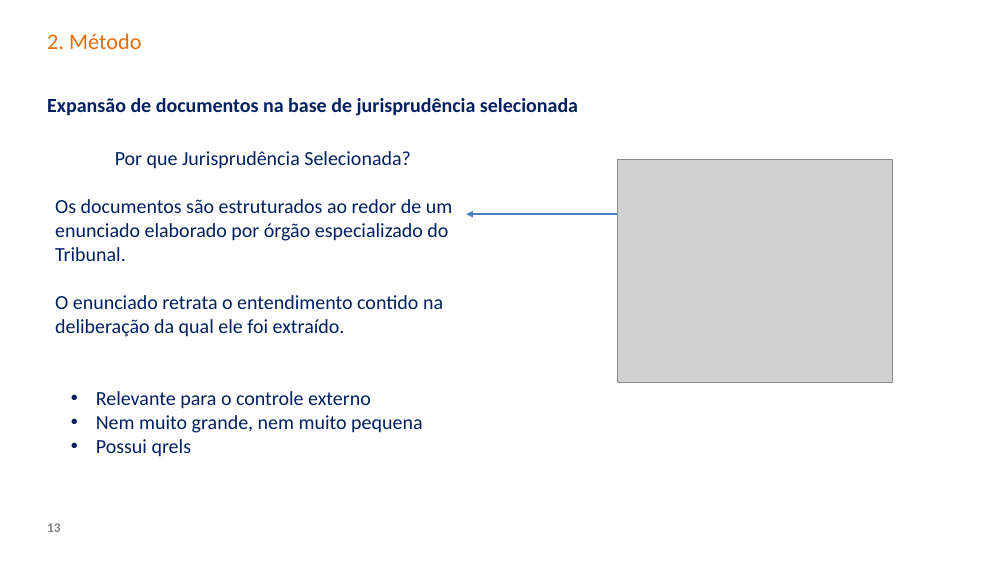
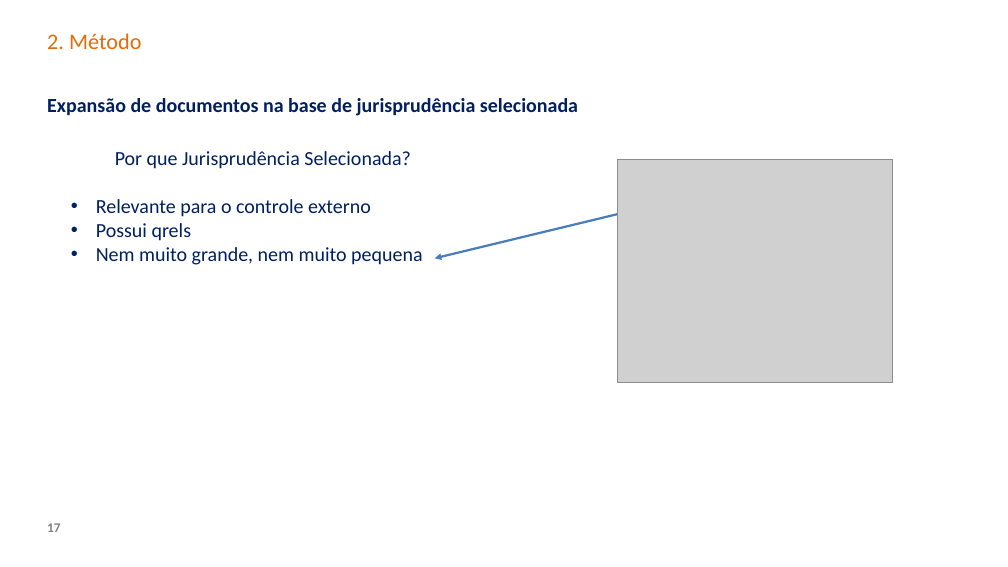
Before and after one commit to carisio/juris_tcu_expansao_doc, a slide deck: slide 17 of projeto_final/Apresentação.pptx (slide 13 before the commit). Drawn at 1008x567 pixels with LibreOffice and Linux fonts; fonts in the diff are those of the drawing; grey boxes stand for pictures; background and template pictures are left out. Boxes give left, top, right and bottom in pixels: in the first picture for what was removed or moved away, otherwise in the second. Text is boxed around its words. In the diff, an @@ line names an element or a change of style, - is before the commit and + after.

```diff
--- a/projeto_final/Apresentação.pptx
+++ b/projeto_final/Apresentação.pptx
@@ text at (x1=55, y1=199, x2=452, y2=337): paragraphs removed @@
-Os documentos são estruturados ao redor de um enunciado elaborado por órgão especializado do Tribunal.
-O enunciado retrata o entendimento contido na deliberação da qual ele foi extraído.
@@ text at (x1=96, y1=223, x2=192, y2=241): paragraph added @@
+  • Possui qrels
@@ arrow moved from (618, 214) - (466, 214) to (618, 214) - (434, 258) @@
@@ text at (x1=96, y1=439, x2=192, y2=457): paragraph removed @@
-  • Possui qrels
@@ page number at (x1=47, y1=523, x2=60, y2=532): text changed @@
-13
+17
```
Also in this commit, not shown: 6 other slides changed, 4 slides added, 1 other file.
